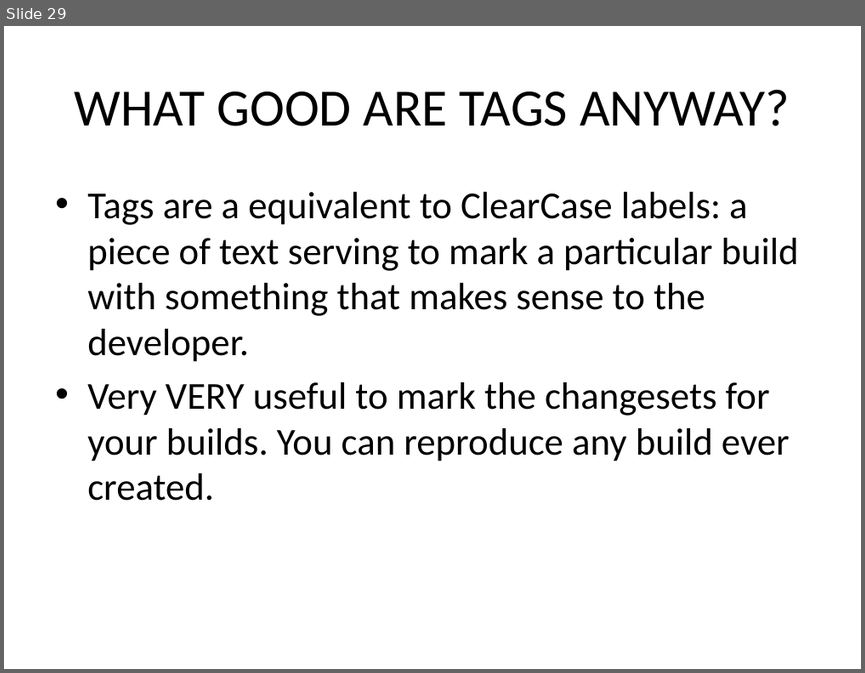
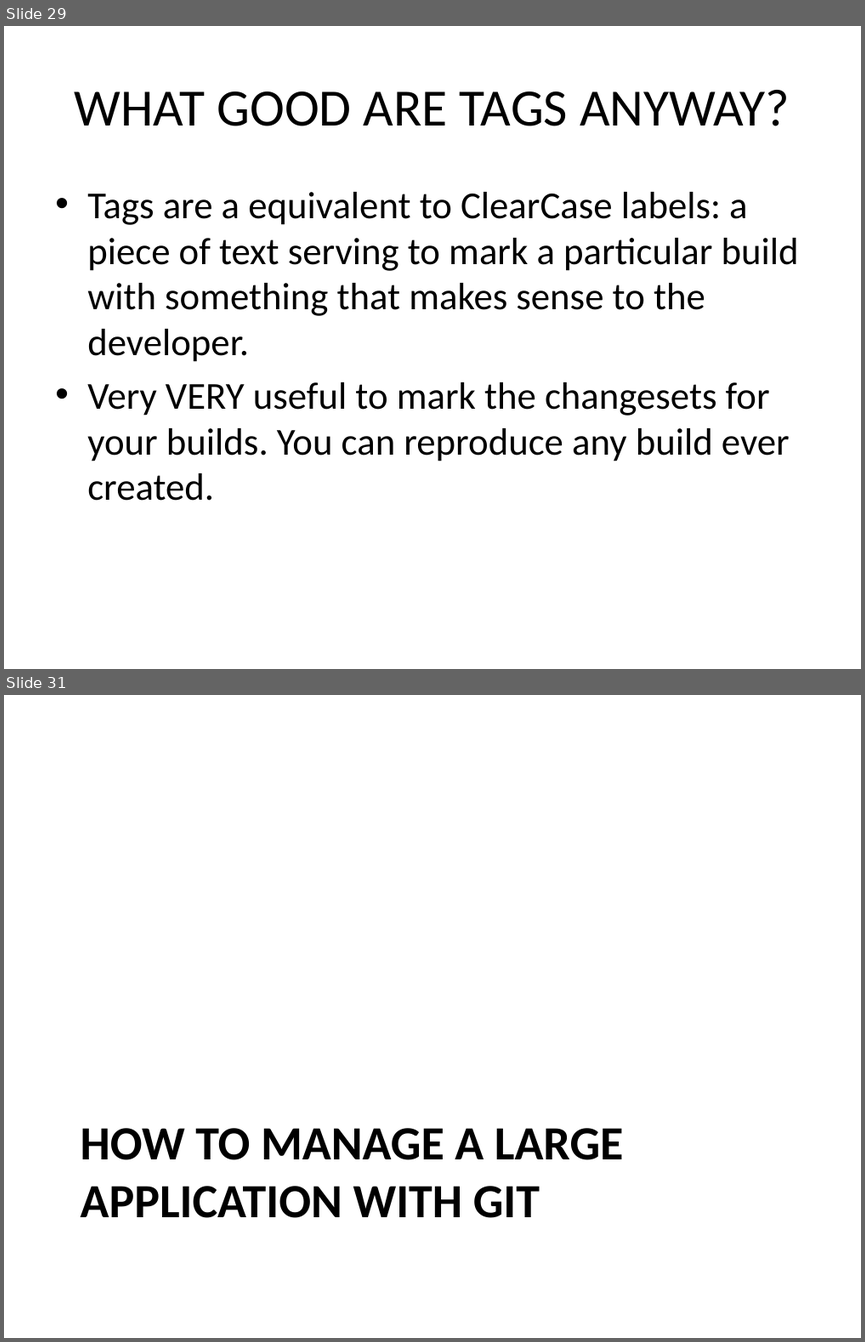
Before and after one commit to kangelov/gitdemo, a slide deck: powerpoint/An Introduction to GIT.pptx. Shown one above the other, each under a label of ours: slide 29 before the commit, slides 29 and 31 after it; the slides between them are not shown. The pictures are 865x673 and 865x1342 pixels, drawn with LibreOffice and Linux fonts; fonts in the diff are those of the drawing. Boxes give left, top, right and bottom in pixels: in the first picture for what was removed or moved away, otherwise in the second. Text is boxed around its words. In the diff, an @@ line names an element or a change of style, - is before the commit and + after.

```diff
--- a/powerpoint/An Introduction to GIT.pptx
+++ b/powerpoint/An Introduction to GIT.pptx
@@ slide 31 added at [4, 695, 861, 1338], background #FFFFFF @@
@@ title added at [80, 1128, 623, 1218], 40 pt, text #000000, bold @@
+HOW TO MANAGE A LARGE APPLICATION WITH GIT
```
Also in this commit, not shown: 1 slide changed, 8 other slides added.
